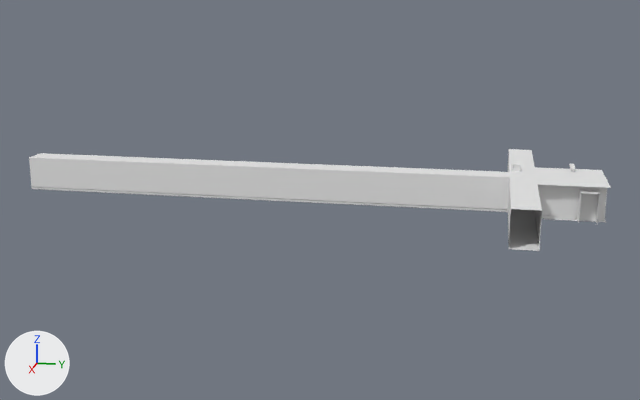
The FBX model Assets/Model/Couloir.fbx: old version first, new version second.
One viewpoint serves both versions: a camera (50 mm lens) standing at (68.9, -3.2, 17.2) and looking at (0.1, -17.0, 0.0). Arrows for +X, +Y and +Z are at lower left; the lights stay in place. The picture after the commit comes second. Where no turn or scale is listed for an object, it has been applied to the vertices.

Names of what the first picture shows: 'Corridor', 'Fencing', 'Roof', 'Room' and 4 more.
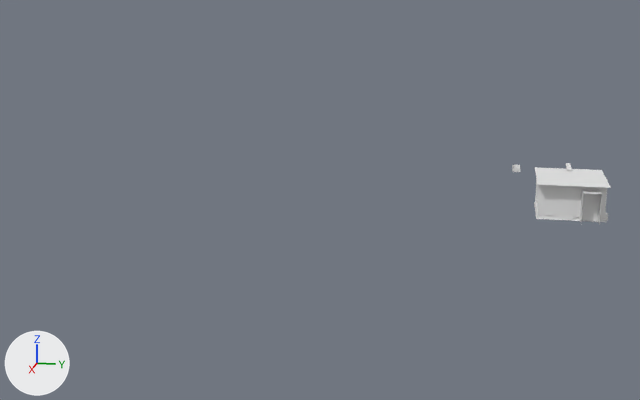
Where the newer file only moved an object's origin or applied its transform, the numbers keep the older frame.

The change, as a list of edits to the scene's bpy script:
```text
Change me_cube_001:
    used by ob_fencing; location = (-2.89, 2.89, 1.62)
    remove me_cube_001.from_pydata(...)  # 32 vertices, 24 faces; spans x -1.03..2.7, y -0.17..2.41, z -1.69..1.42
    add me_cube_001.from_pydata(...)  # 32 vertices, 24 faces; spans x -115.42..332.03, y -169.09..141.8, z -236.65..45.11
    me_cube_001 part 1: the loose piece of 8 vertices spanning x -1.03..1.03, y -0.17..0.17, z 1.3..1.42 is turned -90 degrees about the x axis through its middle and scaled by 100, then moved by (-12.77, 135.75, 27.17)
    other edits to the shape of me_cube_001 do not show in these pictures
Change ob_fencing:
    ob_fencing.rotation_euler: (0.0, 0.0, 0.0) -> (1.571, 0.0, 0.0)  # degrees (0, 0, 0) -> degrees (90, 0, 0)
    ob_fencing.scale: (1.0, 1.0, 1.0) -> (0.01, 0.01, 0.01)
Remove ob_corridor:
    ob_corridor = bpy.data.objects.new('Corridor', me_plane_003)
    ob_corridor.location = (0.0, 0.0, 0.0)
```

Where the change shows, as pixel boxes (x1, y1, x2, y2) in the pictures (640 x 400 px; the box of a moved part takes in the faces that stretch with it):
'Corridor', deleted
    before: (29, 149, 542, 251)
    faces in mat_wall_white_plaster (white #e7e7e7): (29, 149, 542, 250)
    faces in mat_carpet (white #e7e7e7): (511, 209, 534, 251)
    faces in mat_carpet_red (white #e7e7e7): (40, 189, 540, 251)
'Fencing', reshaped, turned, rescaled
    before: (569, 164, 576, 172)
    after: (565, 163, 572, 172)
part 1 of me_cube_001, moved or reshaped
    before: (569, 164, 576, 170)
    after: (565, 163, 572, 170)
